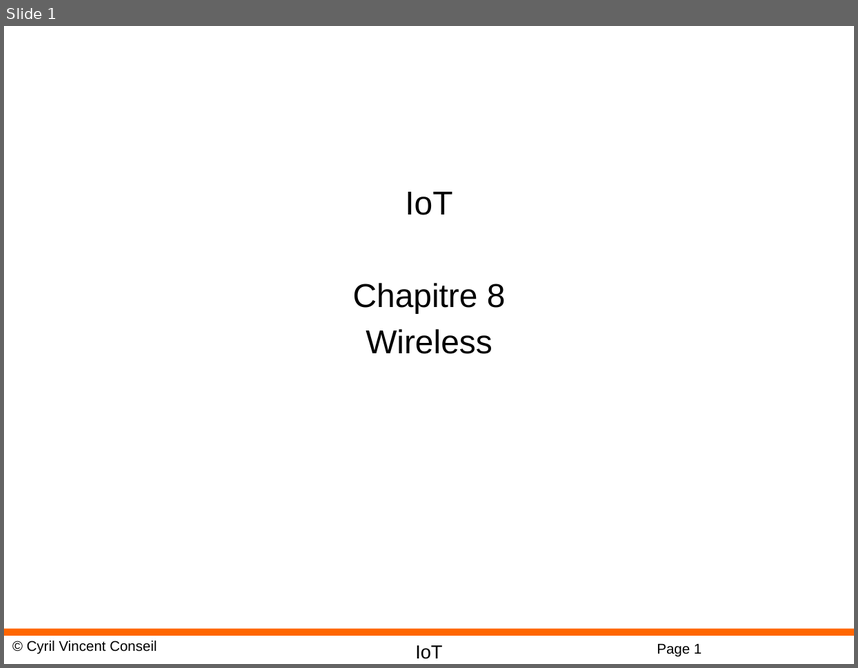
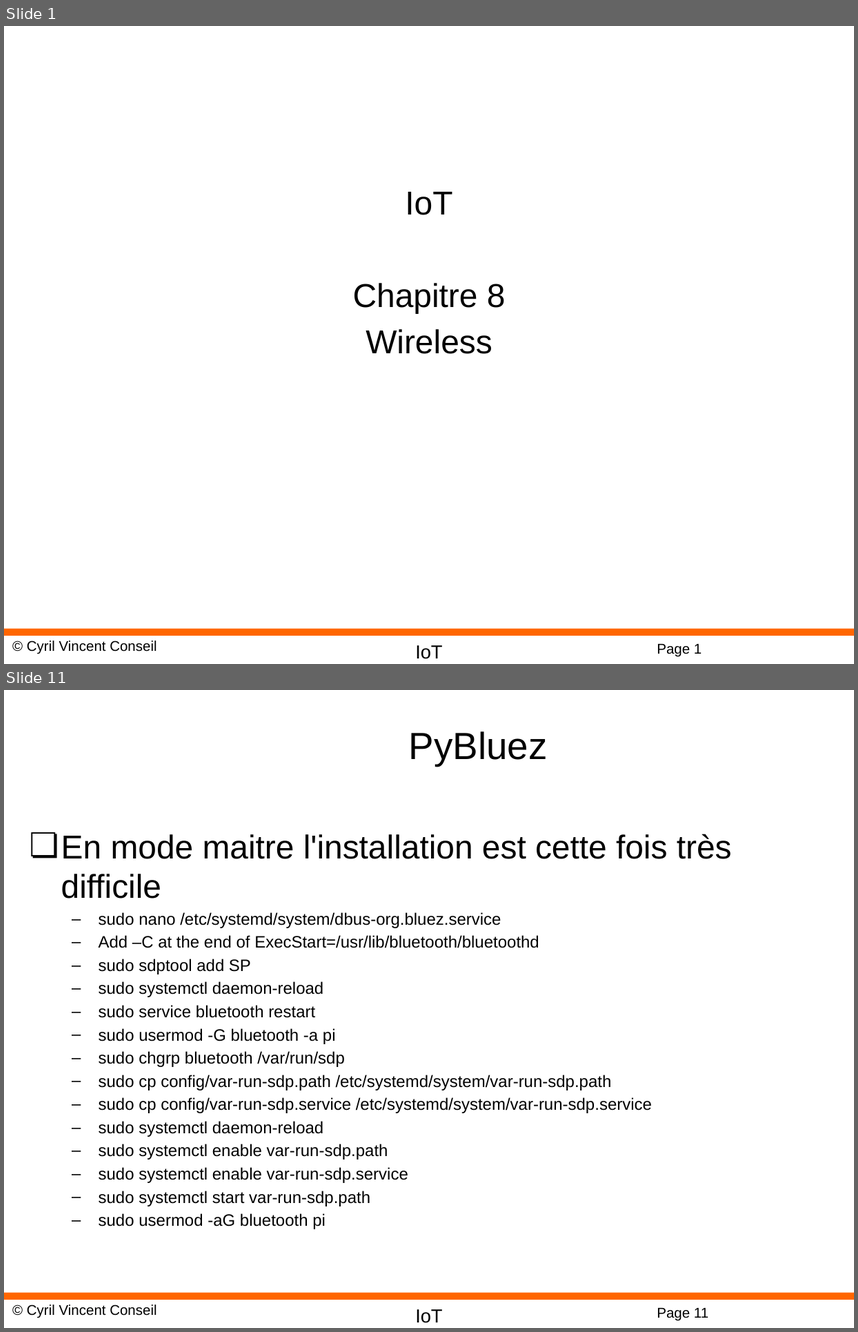
Before and after one commit to cyrilvincent/IoT, a slide deck: ppt/IoT09-Wireless.pptx. Shown one above the other, each under a label of ours: slide 1 before the commit, slides 1 and 11 after it; the slides between them are not shown. The pictures are 858x668 and 858x1332 pixels, drawn with LibreOffice and Linux fonts; fonts in the diff are those of the drawing; background and template pictures are left out. Boxes give left, top, right and bottom in pixels: in the first picture for what was removed or moved away, otherwise in the second. Text is boxed around its words. In the diff, an @@ line names an element or a change of style, - is before the commit and + after.

```diff
--- a/ppt/IoT09-Wireless.pptx
+++ b/ppt/IoT09-Wireless.pptx
@@ slide 11 added at [4,690,854,1328], background #FFFFFF; not listed: 4 template elements that a slide beside it also shows @@
@@ title added at [409,731,548,766], 32 pt, text #000000 @@
+PyBluez
@@ text added at [61,834,732,1229], 14 pt, text #000000 @@
+❏ En mode maitre l'installation est cette fois très difficile
+  – sudo nano /etc/systemd/system/dbus-org.bluez.service
+  – Add –C at the end of ExecStart=/usr/lib/bluetooth/bluetoothd
+  – sudo sdptool add SP
+  – sudo systemctl daemon-reload
+  – sudo service bluetooth restart
+  – sudo usermod -G bluetooth -a pi
+  – sudo chgrp bluetooth /var/run/sdp
+  – sudo cp config/var-run-sdp.path /etc/systemd/system/var-run-sdp.path
+  – sudo cp config/var-run-sdp.service /etc/systemd/system/var-run-sdp.service
+  – sudo systemctl daemon-reload
+  – sudo systemctl enable var-run-sdp.path
+  – sudo systemctl enable var-run-sdp.service
+  – sudo systemctl start var-run-sdp.path
+  – sudo usermod -aG bluetooth pi
```
Also in this commit, not shown: 13 other slides added, 1 slide removed, 7 other files.
